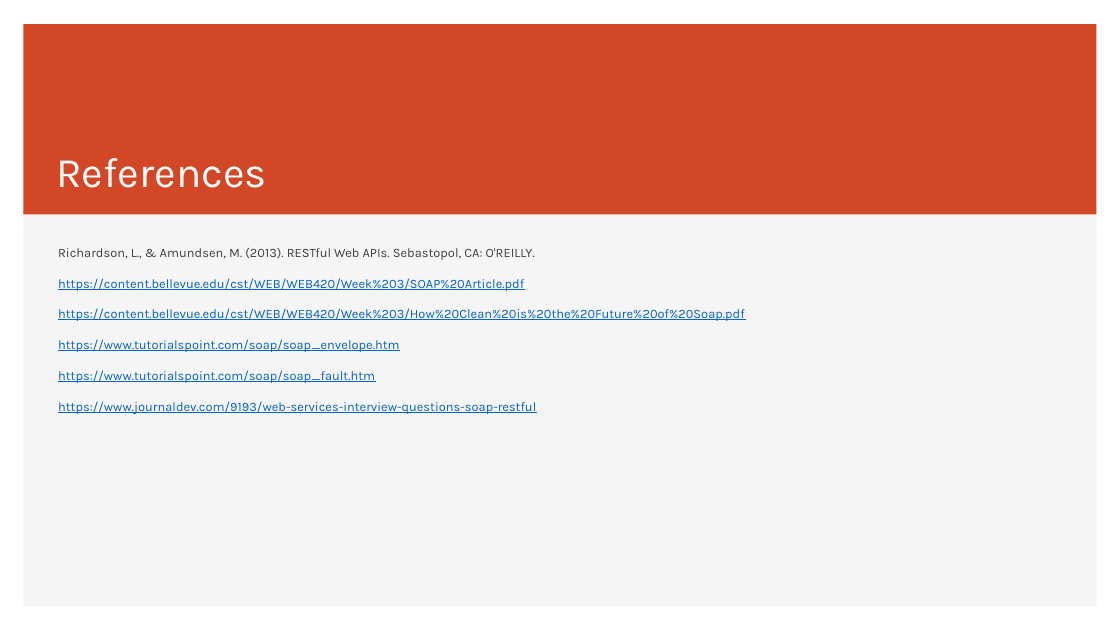
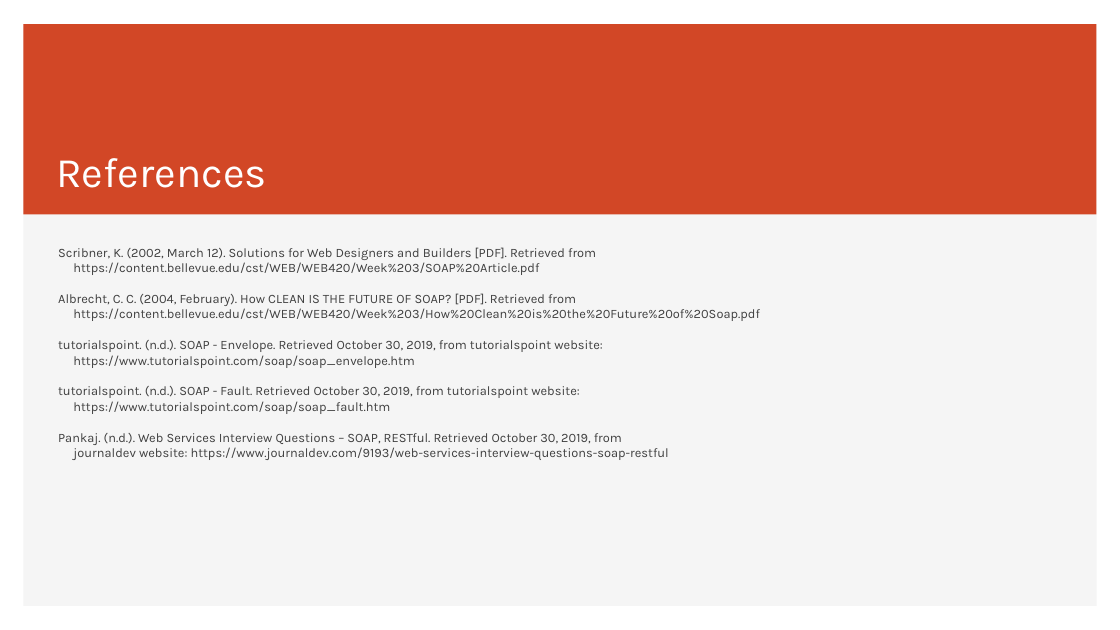
Before and after one commit to erniephillips/erniephillips.github.io, a slide deck: slide 10 of restful-api-presentations/phillips-presentation-week-3.pptx. Drawn at 1120x630 pixels with LibreOffice and Linux fonts; fonts in the diff are those of the drawing. Boxes give left, top, right and bottom in pixels: in the first picture for what was removed or moved away, otherwise in the second. Text is boxed around its words. In the diff, an @@ line names an element or a change of style, - is before the commit and + after.

Commit message:
adding ppt

```diff
--- a/restful-api-presentations/phillips-presentation-week-3.pptx
+++ b/restful-api-presentations/phillips-presentation-week-3.pptx
@@ text at [58,247,596,260]: text changed @@
-Richardson, L., & Amundsen, M. (2013). RESTful Web APIs. Sebastopol, CA: O'REILLY.
+Scribner, K. (2002, March 12). Solutions for Web Designers and Builders [PDF]. Retrieved from
@@ text at [73,262,760,414]: text colour #0563C1 to #404040, underline off in "https://content.bellevue.edu/cst/WEB/WEB420/Week%203/SOAP%20 ...", "https://content.bellevue.edu/cst/WEB/WEB420/Week%203/How%20C ...", "https://www.tutorialspoint.com/soap/soap_envelope.htm", "https://www.tutorialspoint.com/soap/soap_fault.htm" @@
@@ text at [58,293,576,306]: paragraph added @@
+Albrecht, C. C. (2004, February). How CLEAN IS THE FUTURE OF SOAP? [PDF]. Retrieved from
@@ text at [58,340,603,352]: paragraph added @@
+tutorialspoint. (n.d.). SOAP - Envelope. Retrieved October 30, 2019, from tutorialspoint website:
@@ text at [58,386,579,398]: paragraph added @@
+tutorialspoint. (n.d.). SOAP - Fault. Retrieved October 30, 2019, from tutorialspoint website:
@@ text at [58,433,669,460]: text changed; text colour #0563C1 to #404040 @@
-https://www.journaldev.com/9193/web-services-interview-questions-soap-restful
+Pankaj. (n.d.). Web Services Interview Questions – SOAP, RESTful. Retrieved October 30, 2019, from
+journaldev website: https://www.journaldev.com/9193/web-services-interview-questions-soap-restful
```
Also in this commit, not shown: 2 other files.
